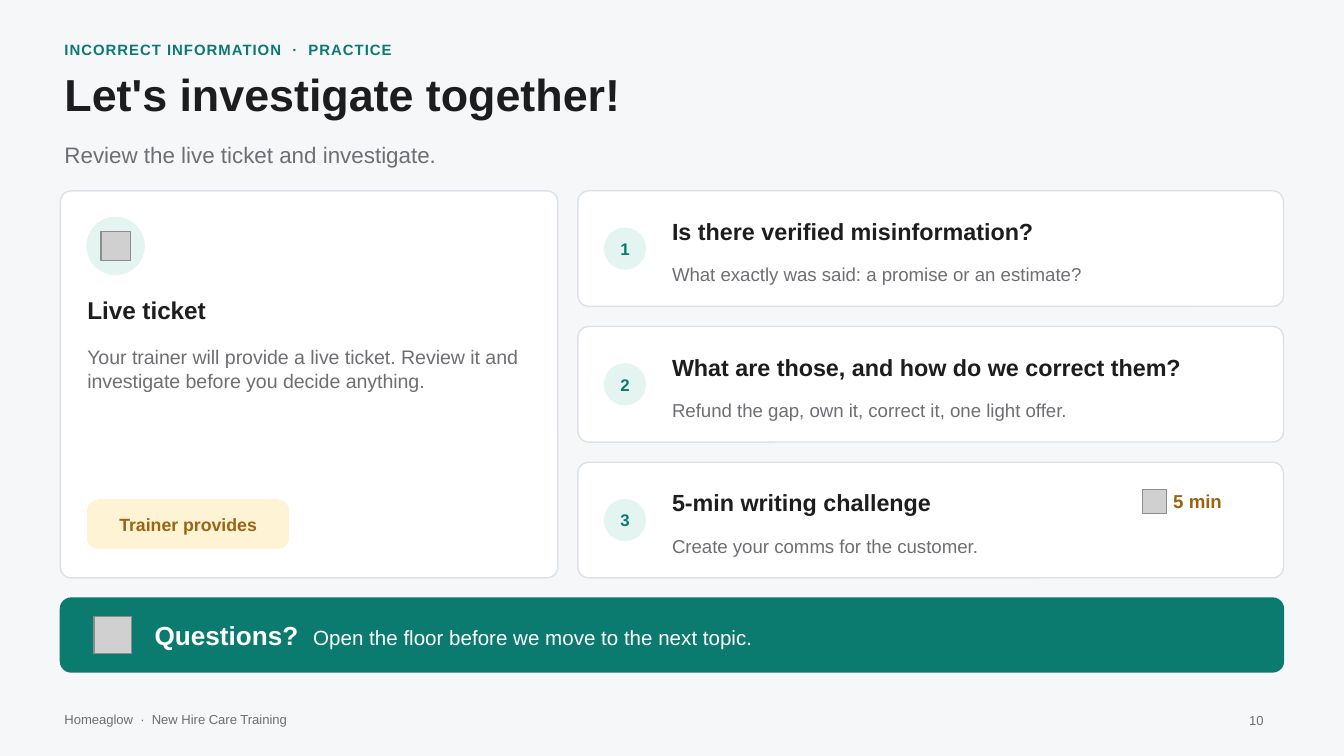
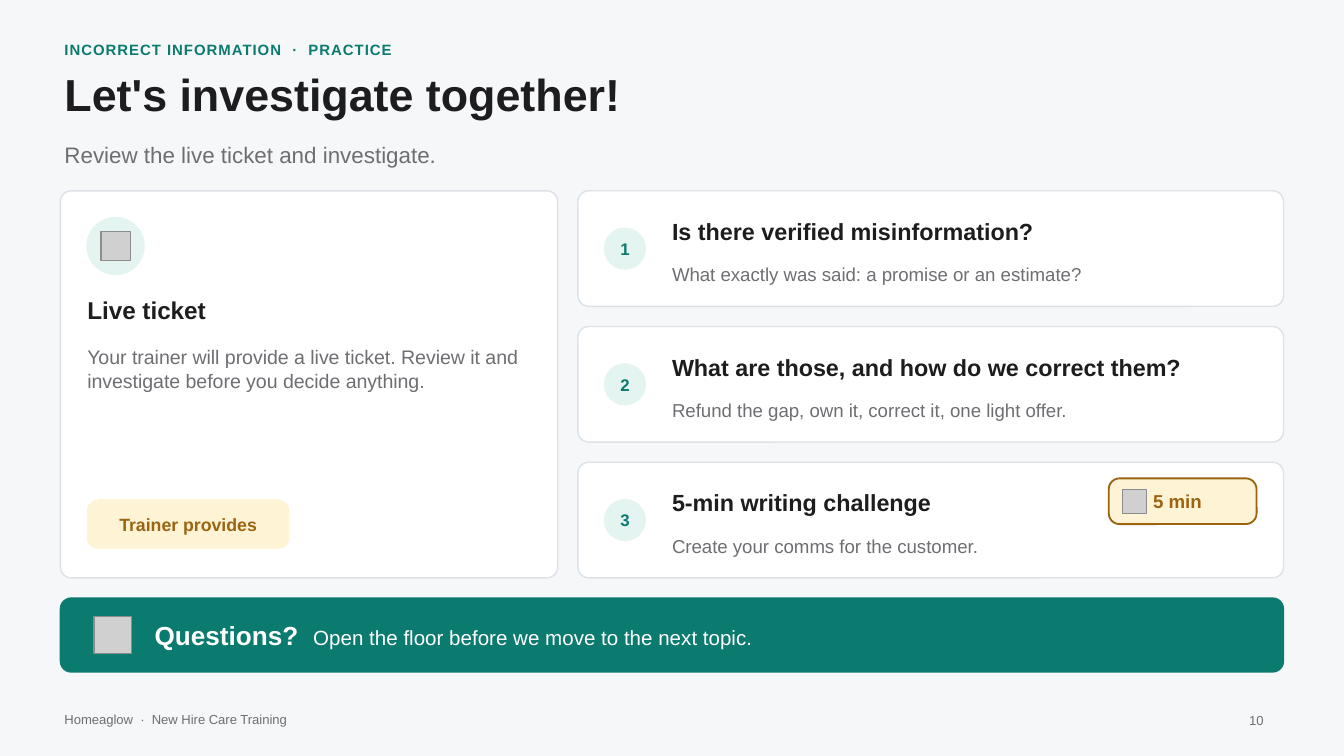
Before and after one commit to anjulimichelle/training, a slide deck: slide 10 of incorrect-info-lmc-lockout/incorrect-info-lmc-lockout.pptx. Drawn at 1344x756 pixels with LibreOffice and Linux fonts; fonts in the diff are those of the drawing; grey boxes stand for pictures. Boxes give left, top, right and bottom in pixels: in the first picture for what was removed or moved away, otherwise in the second. Text is boxed around its words. In the diff, an @@ line names an element or a change of style, - is before the commit and + after.

```diff
--- a/incorrect-info-lmc-lockout/incorrect-info-lmc-lockout.pptx
+++ b/incorrect-info-lmc-lockout/incorrect-info-lmc-lockout.pptx
@@ rounded rectangle added at box(1109, 478, 1257, 524), fill #FFF3D6, outline #9A6410 1 pt @@
@@ text "5 min": place and size @@
-text "5 min" at box(1173, 494, 1222, 508)
+text "5 min" at box(1153, 494, 1202, 508)
@@ picture added at box(1122, 489, 1146, 513) @@
@@ picture removed at box(1142, 489, 1167, 513) @@
```
Also in this commit, not shown: 1 other file.
